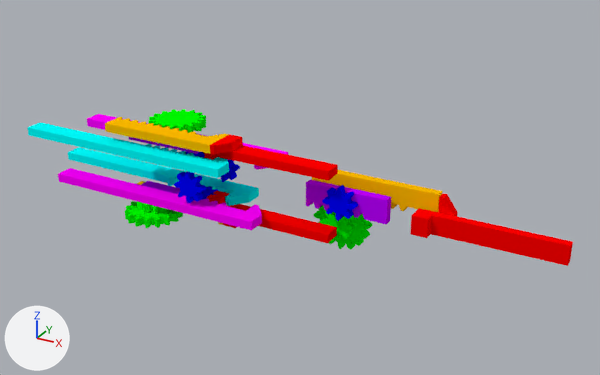
The Blender file xor.blend: old version first, new version second.
Both versions are drawn from a camera (50 mm lens) standing at (2.6, -3.53, 2.0) and looking at (0.6, 0.11, 0.18). The axes (+X, +Y, +Z) are drawn at lower left. The lights are the same throughout. The picture after the commit comes second.

Objects in the first picture: 'A', 'B', 'Curve.001', 'Curve.005', 'Curve.009', 'Curve.011', 'E', 'F', 'H', 'not_B', 'output1', 'output2', 'output3' and 7 more.
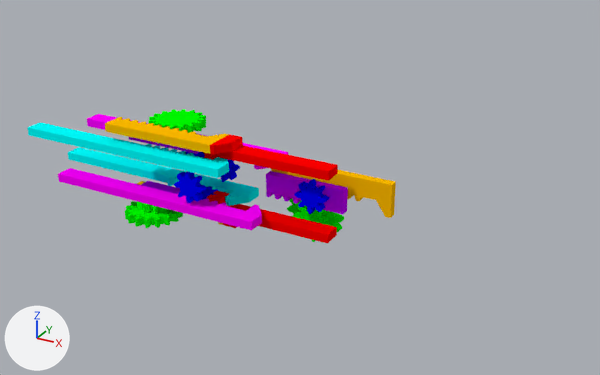
Patch to the scene script:
```diff
--- a/xor.blend.py
+++ b/xor.blend.py
@@ ob_curve_001 @@
 ob_curve_001 = bpy.data.objects.new('Curve.001', me_mesh_010)
-ob_curve_001.location = (0.869, 0.051, 0.174)
+ob_curve_001.location = (0.7, 0.051, 0.174)
 ob_curve_001.rotation_euler = (1.571, 0.0, 0.0)  # degrees (90, 0, 0)
@@ ob_curve_005 @@
 ob_curve_005 = bpy.data.objects.new('Curve.005', me_mesh_011)
-ob_curve_005.location = (0.849, 0.105, 0.121)
+ob_curve_005.location = (0.6, 0.105, 0.121)
 ob_curve_005.rotation_euler = (1.571, 0.0, 0.0)  # degrees (90, 0, 0)
@@ ob_curve_009 @@
 ob_curve_009 = bpy.data.objects.new('Curve.009', me_mesh_013)
-ob_curve_009.location = (0.832, 0.147, 0.019)
+ob_curve_009.location = (0.665, 0.147, 0.019)
 ob_curve_009.rotation_euler = (1.571, 0.0, 0.0)  # degrees (90, 0, 0)
@@ ob_curve_011 @@
-ob_curve_011 = bpy.data.objects.new('Curve.011', me_mesh_014)
-ob_curve_011.location = (0.955, 0.175, 0.173)
-ob_curve_011.rotation_euler = (1.571, 0.0, 0.0)  # degrees (90, 0, 0)
-ob_curve_011.scale = (10.0, 10.0, 10.0)
@@ ob_output3 @@
-ob_output3 = bpy.data.objects.new('output3', me_mesh_015)
-ob_output3.location = (1.392, 0.116, 0.169)
+ob_output3 = bpy.data.objects.new('output3', me_mesh_014)
+ob_output3.location = (0.7, 0.175, 0.173)
 ob_output3.rotation_euler = (1.571, 0.0, 0.0)  # degrees (90, 0, 0)
```

Changed parts and their boxes [x1, y1, x2, y2] in the pictures (600 x 375 px):
'output3', reshaped, moved
    before: [410, 194, 573, 266]
    after: [271, 169, 396, 218]
'Curve.005', moved
    before: [306, 179, 391, 224]
    after: [266, 171, 348, 214]
'Curve.011', deleted
    before: [312, 170, 443, 212]
'Curve.009', moved
    before: [314, 205, 372, 249]
    after: [287, 199, 345, 243]
'Curve.001', moved
    before: [322, 185, 358, 221]
    after: [294, 179, 329, 214]
